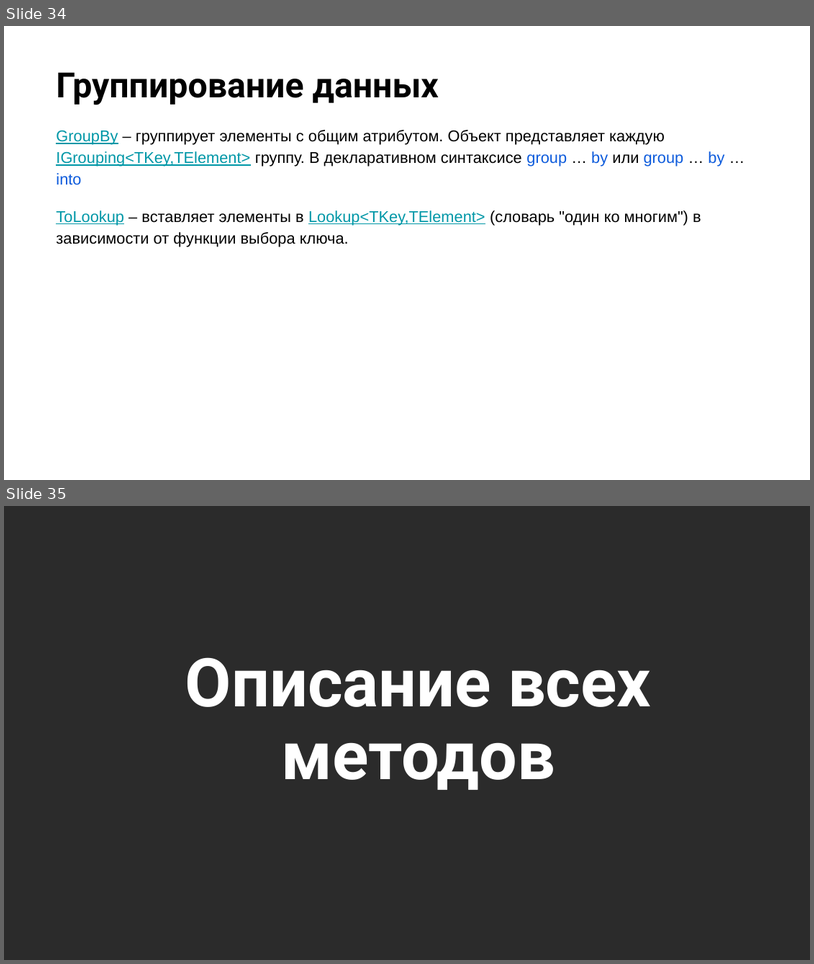
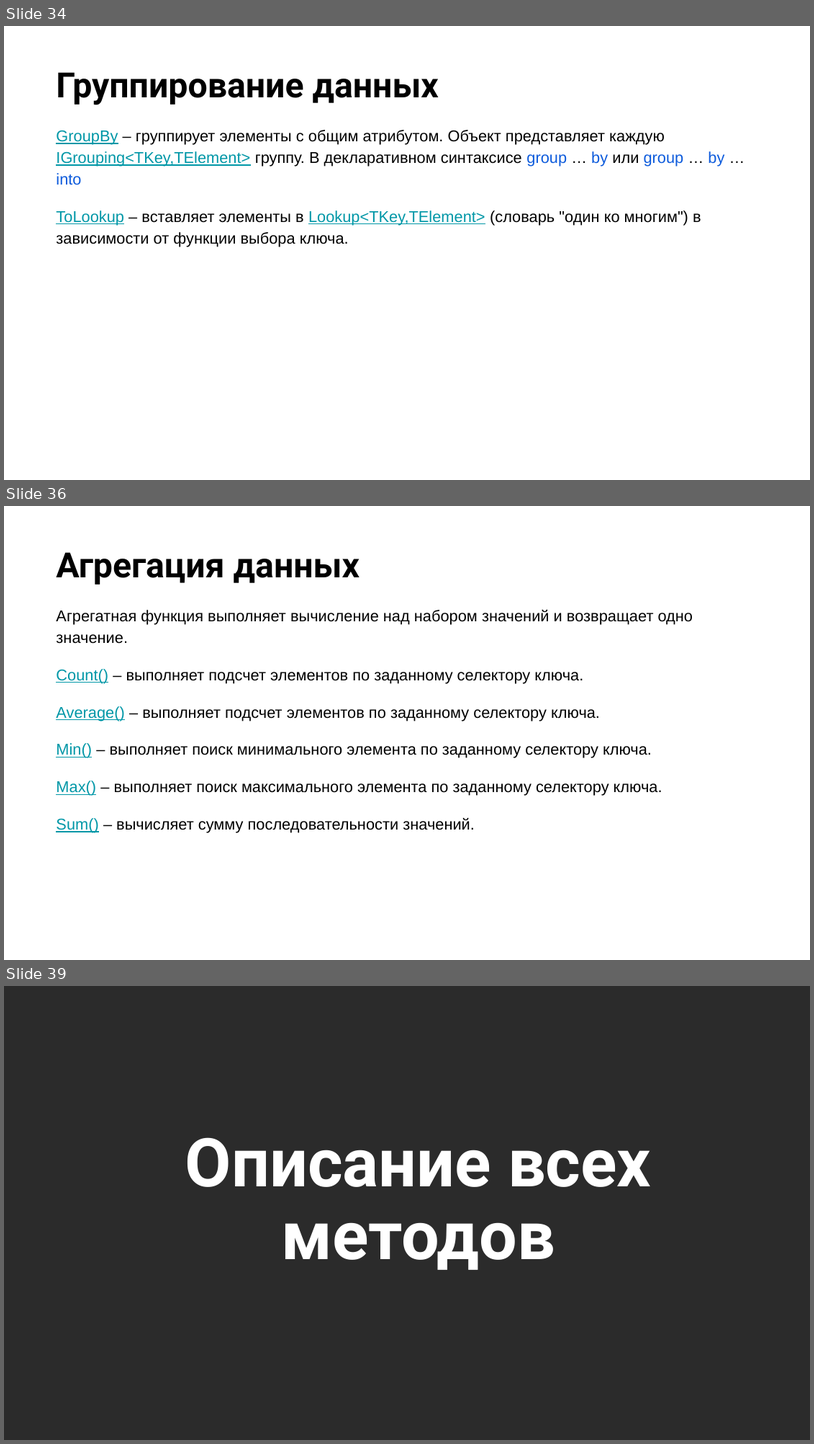
Before and after one commit to NilovPavel/LessonsLinq, a slide deck: LinqOperators.pptx. Shown one above the other, each under a label of ours: slides 34 and 35 before the commit, slides 34, 36 and 39 after it; the slides between them are not shown. The pictures are 814x964 and 814x1444 pixels, drawn with LibreOffice and Linux fonts; fonts in the diff are those of the drawing; background and template pictures are left out; a plain dark background stands for a picture behind light text. Boxes give left, top, right and bottom in pixels: in the first picture for what was removed or moved away, otherwise in the second. Text is boxed around its words. In the diff, an @@ line names an element or a change of style, - is before the commit and + after.

```diff
--- a/LinqOperators.pptx
+++ b/LinqOperators.pptx
@@ slide 36 added at (4, 506, 810, 960), background picture (left out) @@
@@ title added at (56, 552, 360, 584), 31 pt, text #000000, bold @@
+Агрегация данных
@@ text added at (56, 609, 694, 833), 14 pt, text #000000 @@
+Агрегатная функция выполняет вычисление над набором значений и возвращает одно значение.
+Count() – выполняет подсчет элементов по заданному селектору ключа.
+Average() – выполняет подсчет элементов по заданному селектору ключа.
+Min() – выполняет поиск минимального элемента по заданному селектору ключа.
+Max() – выполняет поиск максимального элемента по заданному селектору ключа.
+Sum() – вычисляет сумму последовательности значений.
@@ what was slide 35 is now slide 39 @@
```
Also in this commit, not shown: 3 slides changed, 3 other slides added, 1 other file.
